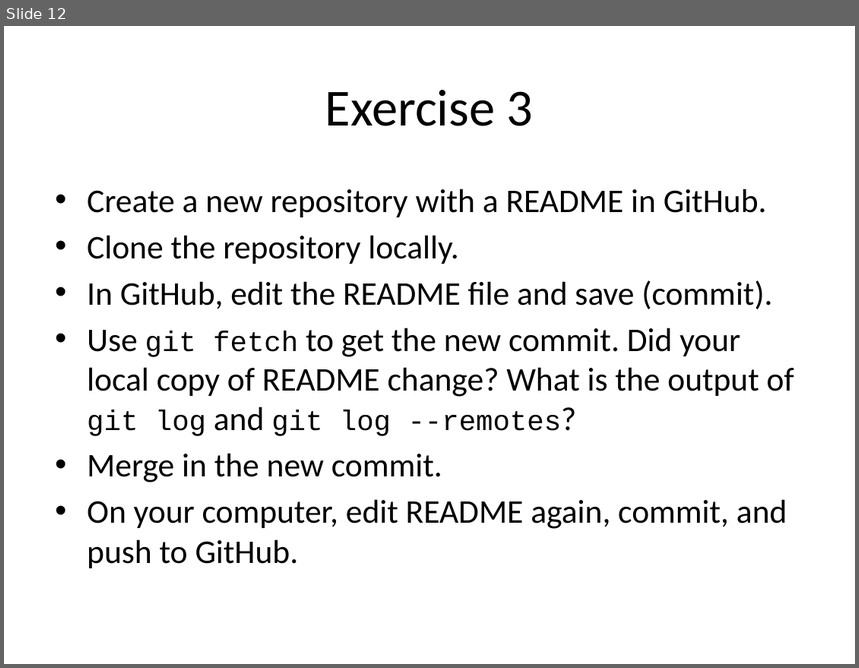
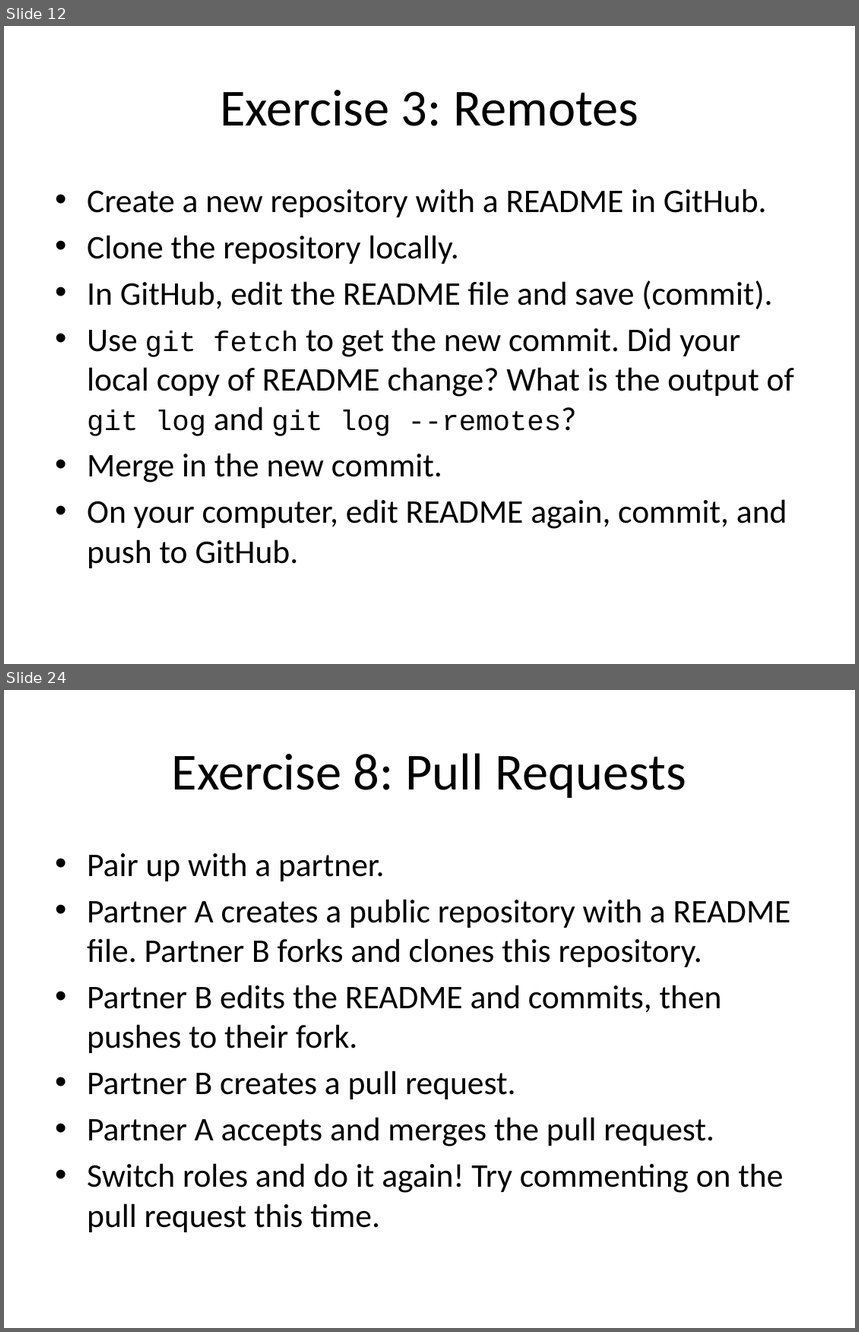
Before and after one commit to nuitrcs/intermediate-git-workshop, a slide deck: Intermediate Git and GitHub.pptx. Shown one above the other, each under a label of ours: slide 12 before the commit, slides 12 and 24 after it; the slides between them are not shown. The pictures are 859x668 and 859x1332 pixels, drawn with LibreOffice and Linux fonts; fonts in the diff are those of the drawing; background and template pictures are left out. Boxes give left, top, right and bottom in pixels: in the first picture for what was removed or moved away, otherwise in the second. Text is boxed around its words. In the diff, an @@ line names an element or a change of style, - is before the commit and + after.

```diff
--- a/Intermediate Git and GitHub.pptx
+++ b/Intermediate Git and GitHub.pptx
@@ slide 24 added at bbox=[4, 690, 855, 1328], background picture (left out) @@
@@ title added at bbox=[172, 753, 686, 798], 44 pt, text #000000 @@
+Exercise 8: Pull Requests
@@ text added at bbox=[87, 853, 791, 1233], 28 pt, text #000000 @@
+• Pair up with a partner.
+• Partner A creates a public repository with a README file. Partner B forks and clones this repository.
+• Partner B edits the README and commits, then pushes to their fork.
+• Partner B creates a pull request.
+• Partner A accepts and merges the pull request.
+• Switch roles and do it again! Try commenting on the pull request this time.
@@ page number added at bbox=[614, 1281, 813, 1315], 12 pt, text #FFFFFF @@
+23
@@ slide 12 changed as well @@
@@ title at bbox=[220, 90, 639, 126]: text changed @@
-Exercise 3
+Exercise 3: Remotes
```
Also in this commit, not shown: 2 other slides changed, 11 other slides added.
